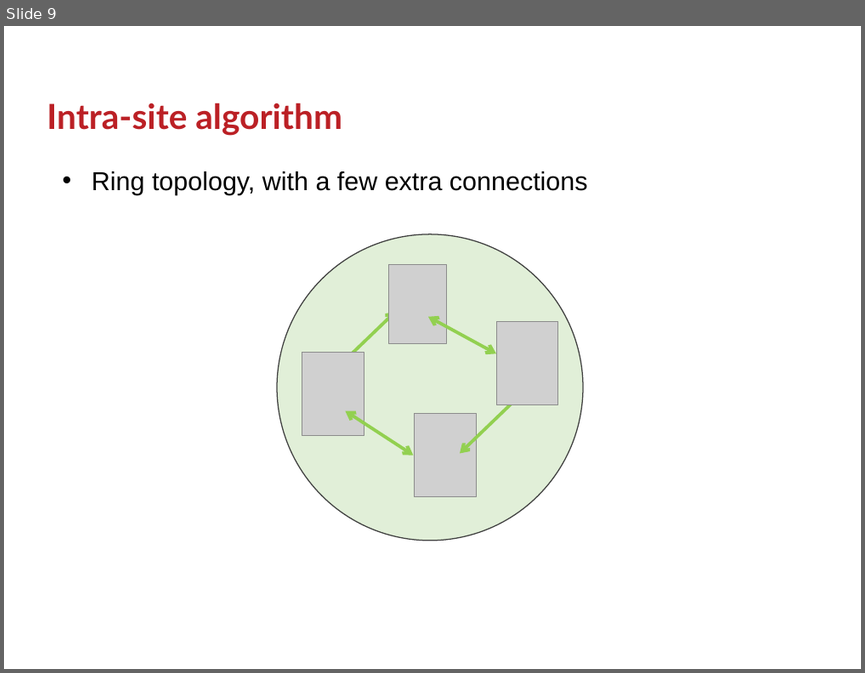
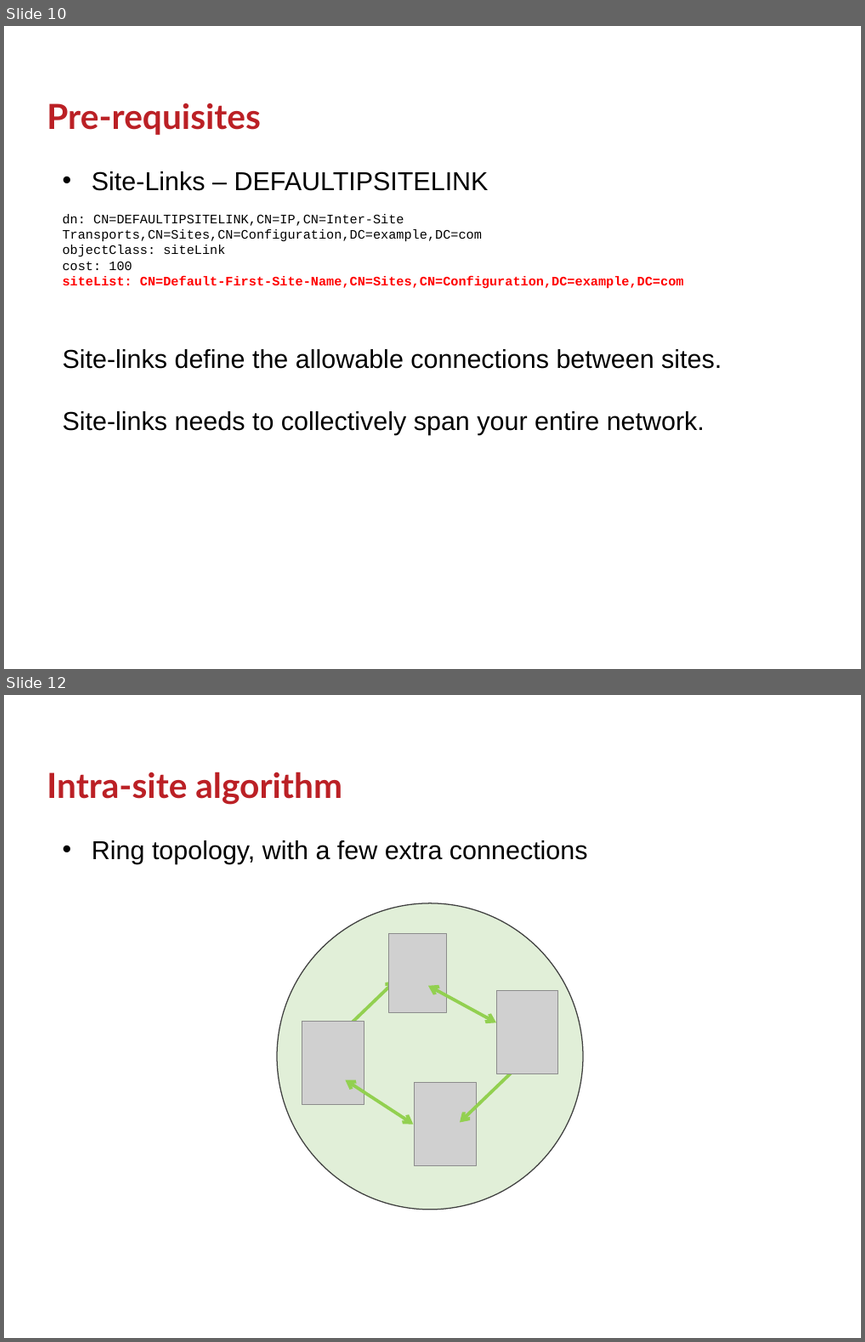
Before and after one commit to GSam/Slides, a slide deck: Samba KCC.pptx. Shown one above the other, each under a label of ours: slide 9 before the commit, slides 10 and 12 after it; the slides between them are not shown. The pictures are 865x673 and 865x1342 pixels, drawn with LibreOffice and Linux fonts; fonts in the diff are those of the drawing; grey boxes stand for pictures; background and template pictures are left out. Boxes give left, top, right and bottom in pixels: in the first picture for what was removed or moved away, otherwise in the second. Text is boxed around its words. In the diff, an @@ line names an element or a change of style, - is before the commit and + after.

```diff
--- a/Samba KCC.pptx
+++ b/Samba KCC.pptx
@@ slide 10 added at (4,26,861,669), background #FFFFFF @@
@@ title added at (46,103,261,135), 32 pt, text #BB2025, bold @@
+Pre-requisites
@@ text added at (63,171,721,435), 12 pt, text #000000 @@
+• Site-Links – DEFAULTIPSITELINK
+dn: CN=DEFAULTIPSITELINK,CN=IP,CN=Inter-Site Transports,CN=Sites,CN=Configuration,DC=example,DC=com
+objectClass: siteLink
+cost: 100
+siteList: CN=Default-First-Site-Name,CN=Sites,CN=Configuration,DC=example,DC=com
+Site-links define the allowable connections between sites.
+Site-links needs to collectively span your entire network.
@@ what was slide 9 is now slide 12 @@
```
Also in this commit, not shown: 5 slides changed, 3 other slides added, 2 slides removed, 1 other file.
